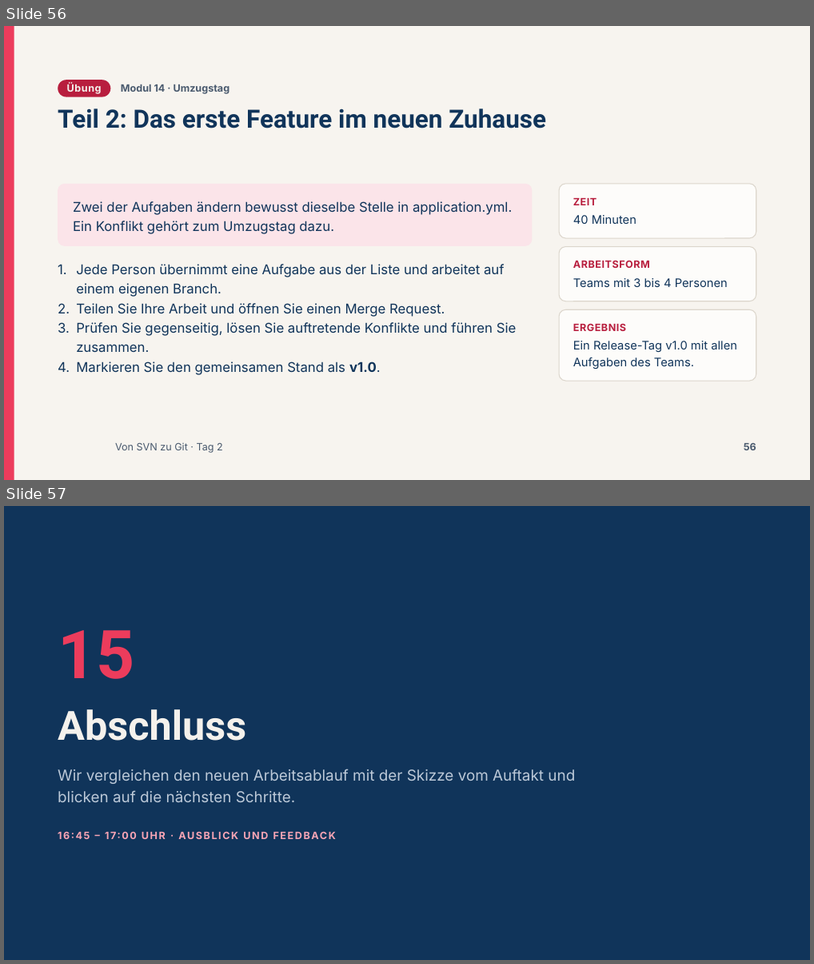
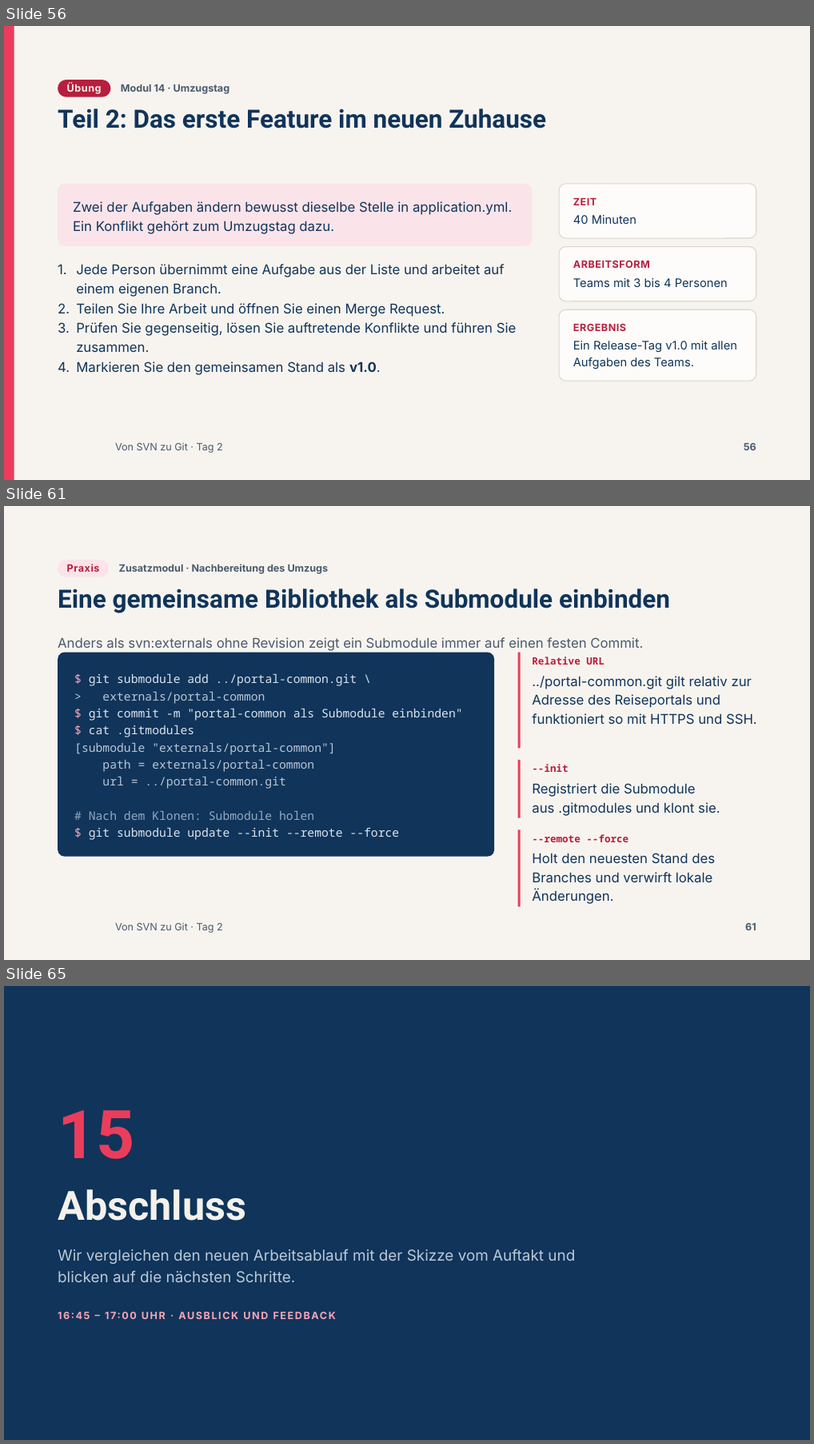
Before and after one commit to AndreasSchoenfeldUser/Von-SVN-zu-Git-Workshop, a slide deck: slides/pptx/tag2.pptx. Shown one above the other, each under a label of ours: slides 56 and 57 before the commit, slides 56, 61 and 65 after it; the slides between them are not shown. The pictures are 814x964 and 814x1444 pixels, drawn with LibreOffice and Linux fonts; fonts in the diff are those of the drawing; background and template pictures are left out. Boxes give left, top, right and bottom in pixels: in the first picture for what was removed or moved away, otherwise in the second. Text is boxed around its words. In the diff, an @@ line names an element or a change of style, - is before the commit and + after.

```diff
--- a/slides/pptx/tag2.pptx
+++ b/slides/pptx/tag2.pptx
@@ slide 61 added at <box>4,506,810,960</box>, background #F7F4EF; not listed: 1 template element that a slide beside it also shows @@
@@ rounded rectangle added at <box>58,560,110,576</box>, fill #FBE4E9 @@
@@ text added at <box>67,564,100,572</box>, 12 pt, text #B81E3E, bold @@
+Praxis
@@ text added at <box>119,564,329,574</box>, 12 pt, text #4A5A6E, bold @@
+Zusatzmodul · Nachbereitung des Umzugs
@@ title added at <box>58,588,670,613</box>, 30 pt, text #10345A, bold @@
+Eine gemeinsame Bibliothek als Submodule einbinden
@@ text added at <box>58,637,643,651</box>, 16 pt, text #4A5A6E @@
+Anders als svn:externals ohne Revision zeigt ein Submodule immer auf einen festen Commit.
@@ rounded rectangle added at <box>58,652,494,856</box>, fill #10345A @@
@@ rectangle added at <box>518,652,521,748</box>, fill #EC3C5C @@
@@ text added at <box>532,656,605,664</box>, 12 pt, text #B81E3E, bold @@
+Relative URL
@@ text added at <box>74,674,462,840</box>, 14 pt, text #DCE4EC @@
+$ git submodule add ../portal-common.git \
+> externals/portal-common
+$ git commit -m "portal-common als Submodule einbinden"
+$ cat .gitmodules
+[submodule "externals/portal-common"]
+path = externals/portal-common
+url = ../portal-common.git
+# Nach dem Klonen: Submodule holen
+$ git submodule update --init --remote --force
@@ text added at <box>532,676,758,724</box>, 16 pt, text #10345A @@
+../portal-common.git gilt relativ zur Adresse des Reiseportals und funktioniert so mit HTTPS und SSH.
@@ rectangle added at <box>518,760,521,817</box>, fill #EC3C5C @@
@@ text added at <box>532,764,568,772</box>, 12 pt, text #B81E3E, bold @@
+--init
@@ text added at <box>532,783,720,816</box>, 16 pt, text #10345A @@
+Registriert die Submodule aus .gitmodules und klont sie.
@@ rectangle added at <box>518,830,521,907</box>, fill #EC3C5C @@
@@ text added at <box>532,834,629,842</box>, 12 pt, text #B81E3E, bold @@
+--remote --force
@@ text added at <box>532,852,715,904</box>, 16 pt, text #10345A @@
+Holt den neuesten Stand des Branches und verwirft lokale Änderungen.
@@ page number added at <box>746,923,757,930</box>, 12 pt, text #4A5A6E, bold @@
+61
@@ what was slide 57 is now slide 65 @@
```
Also in this commit, not shown: 7 other slides added, 26 other files.
